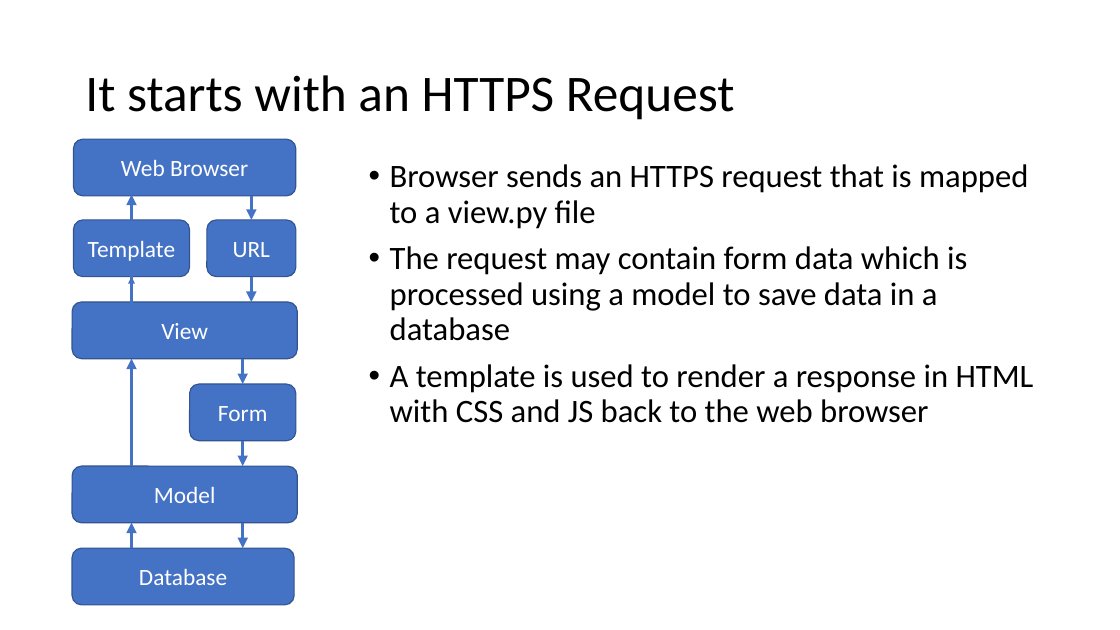
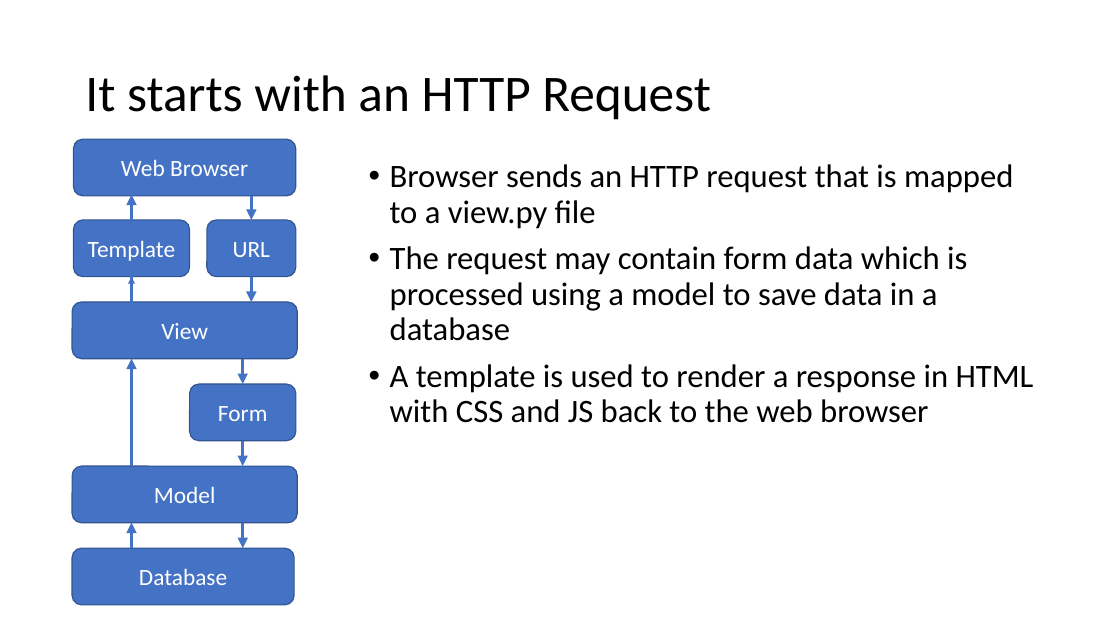
Before and after one commit to uwacsp/cits5503, a slide deck: slide 10 of Lectures/CITS5503WebArchitecture.pptx (slide 5 before the commit). Drawn at 1120x630 pixels with LibreOffice and Linux fonts; fonts in the diff are those of the drawing. Boxes give left, top, right and bottom in pixels: in the first picture for what was removed or moved away, otherwise in the second. Text is boxed around its words. In the diff, an @@ line names an element or a change of style, - is before the commit and + after.

```diff
--- a/Lectures/CITS5503WebArchitecture.pptx
+++ b/Lectures/CITS5503WebArchitecture.pptx
@@ title at bbox=[85, 75, 711, 120]: text changed @@
-It starts with an HTTPS Request
+It starts with an HTTP Request
@@ text at bbox=[390, 164, 1013, 229]: text changed @@
-• Browser sends an HTTPS request that is mapped to a view.py file
+• Browser sends an HTTP request that is mapped to a view.py file
```
Also in this commit, not shown: 7 other slides changed, 14 slides added, 5 slides removed, 1 other file.
